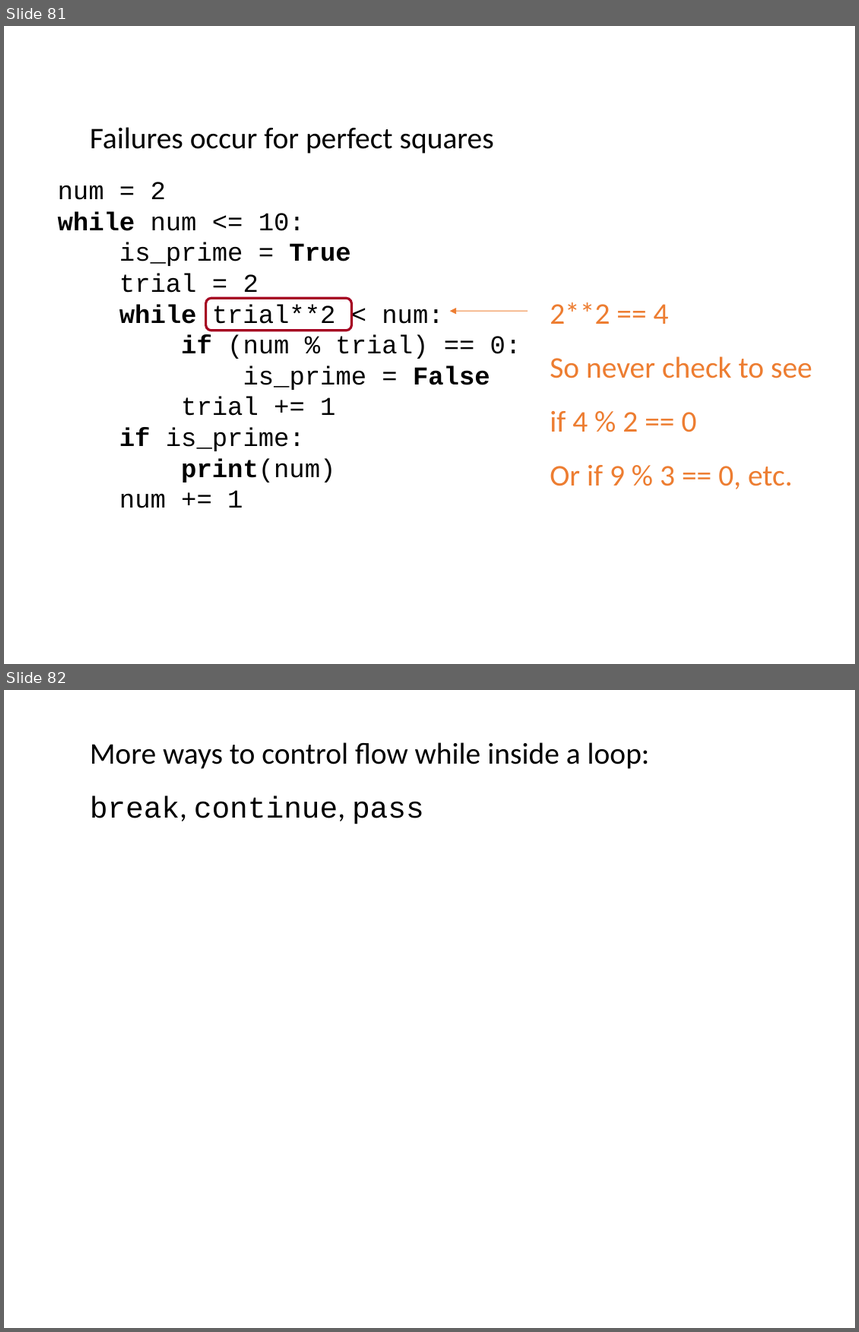
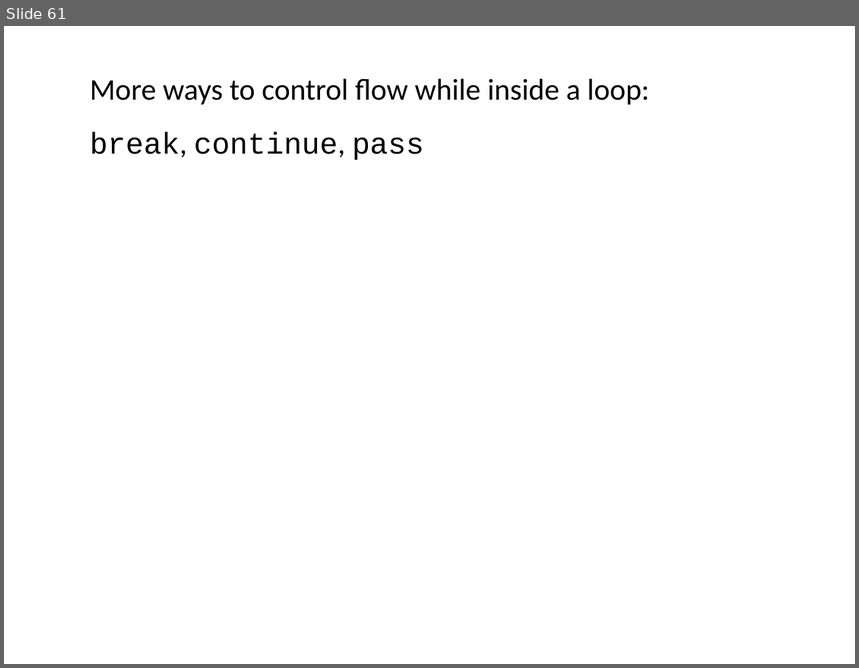
Before and after one commit to ncasuk/ncas-isc, a slide deck: python/presentations/learning_python/05_flow.pptx. Shown one above the other, each under a label of ours: slides 81 and 82 before the commit, slide 61 after it. The pictures are 859x1332 and 859x668 pixels, drawn with LibreOffice and Linux fonts; fonts in the diff are those of the drawing; background and template pictures are left out. Boxes give left, top, right and bottom in pixels: in the first picture for what was removed or moved away, otherwise in the second. Text is boxed around its words. In the diff, an @@ line names an element or a change of style, - is before the commit and + after.

Commit message:
corrected control flow slides. Removed stuff about primes

```diff
--- a/python/presentations/learning_python/05_flow.pptx
+++ b/python/presentations/learning_python/05_flow.pptx
@@ slide 81 removed at (x1=4, y1=26, x2=855, y2=664), background picture (left out) @@
@@ text removed at (x1=90, y1=127, x2=494, y2=154) @@
-Failures occur for perfect squares
@@ text removed at (x1=58, y1=182, x2=490, y2=509) @@
-num = 2
-while num <= 10:
-is_prime = True
-trial = 2
-while trial**2 < num:
-if (num % trial) == 0:
-is_prime = False
-trial += 1
-if is_prime:
-print(num)
-num += 1
@@ rounded rectangle removed at (x1=205, y1=299, x2=351, y2=331) @@
@@ arrow removed from (528, 311) to (450, 311) @@
@@ text removed at (x1=550, y1=303, x2=813, y2=490) @@
-2**2 == 4
-So never check to see
-if 4 % 2 == 0
-Or if 9 % 3 == 0, etc.
@@ what was slide 82 is now slide 61 @@
```
Also in this commit, not shown: 3 slides changed, 20 other slides removed, 1 other file.
